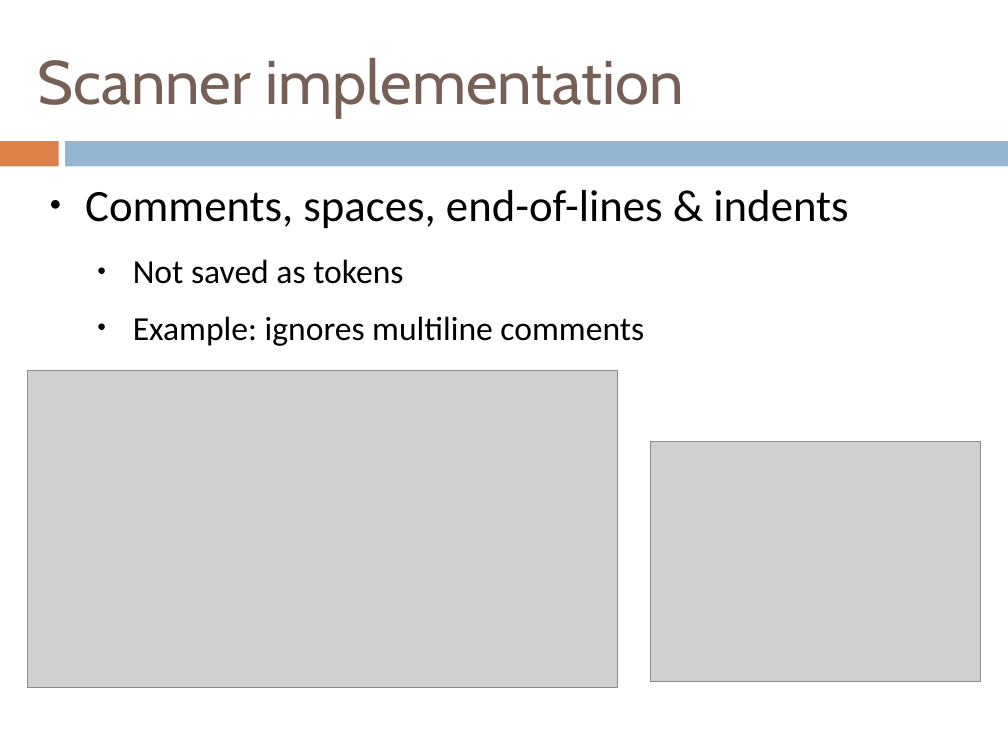
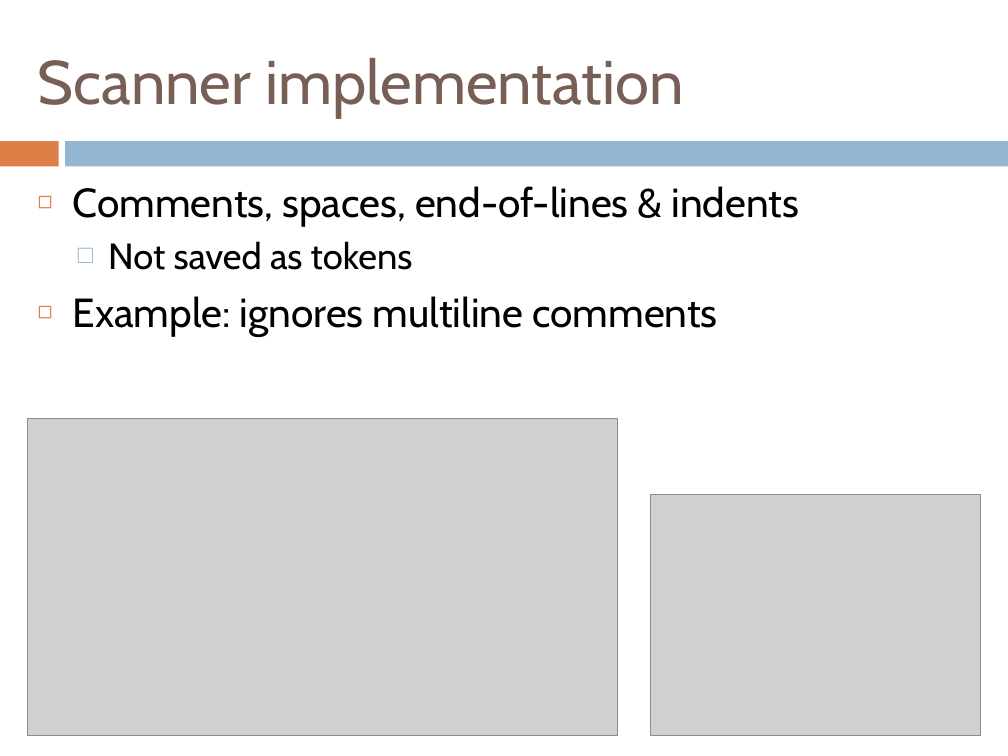
Before and after one commit to henrikklarup/sw402a, a slide deck: slide 16 of Project/præsentation/lasse.pptx. Drawn at 1008x756 pixels with LibreOffice and Linux fonts; fonts in the diff are those of the drawing; grey boxes stand for pictures. Boxes give left, top, right and bottom in pixels: in the first picture for what was removed or moved away, otherwise in the second. Text is boxed around its words. In the diff, an @@ line names an element or a change of style, - is before the commit and + after.

```diff
--- a/Project/præsentation/lasse.pptx
+++ b/Project/præsentation/lasse.pptx
@@ text "Comments, spaces, end-of-lines & indents" at (73,186,800,336): size 32 to 29 pt in "Comments, spaces, end-of-lines & indents"; font Calibri to Cabin; size 24 to 26 pt in "Not saved as tokens"; size 24 to 29 pt in "Example: ignores multiline comments"; bullet ● to ◻; less space between paragraphs; bullet ● to □; list level 2 to 1 in "Example: ignores multiline comments" @@
@@ picture: place and size @@
-picture at (27,371,617,688)
+picture at (27,418,617,736)
@@ picture: place and size @@
-picture at (650,442,980,682)
+picture at (650,495,980,736)
```
Also in this commit, not shown: 22 other slides changed.
